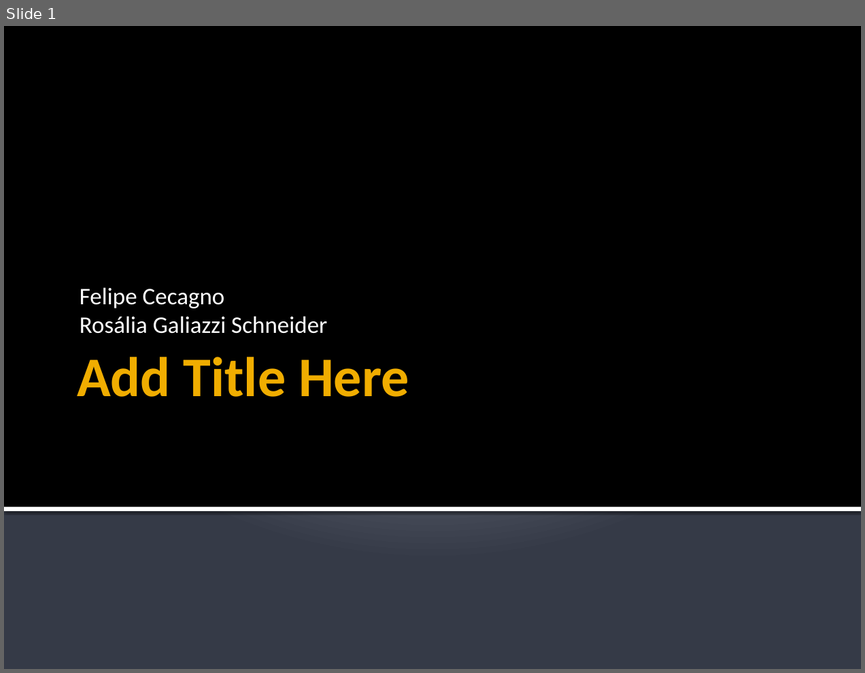
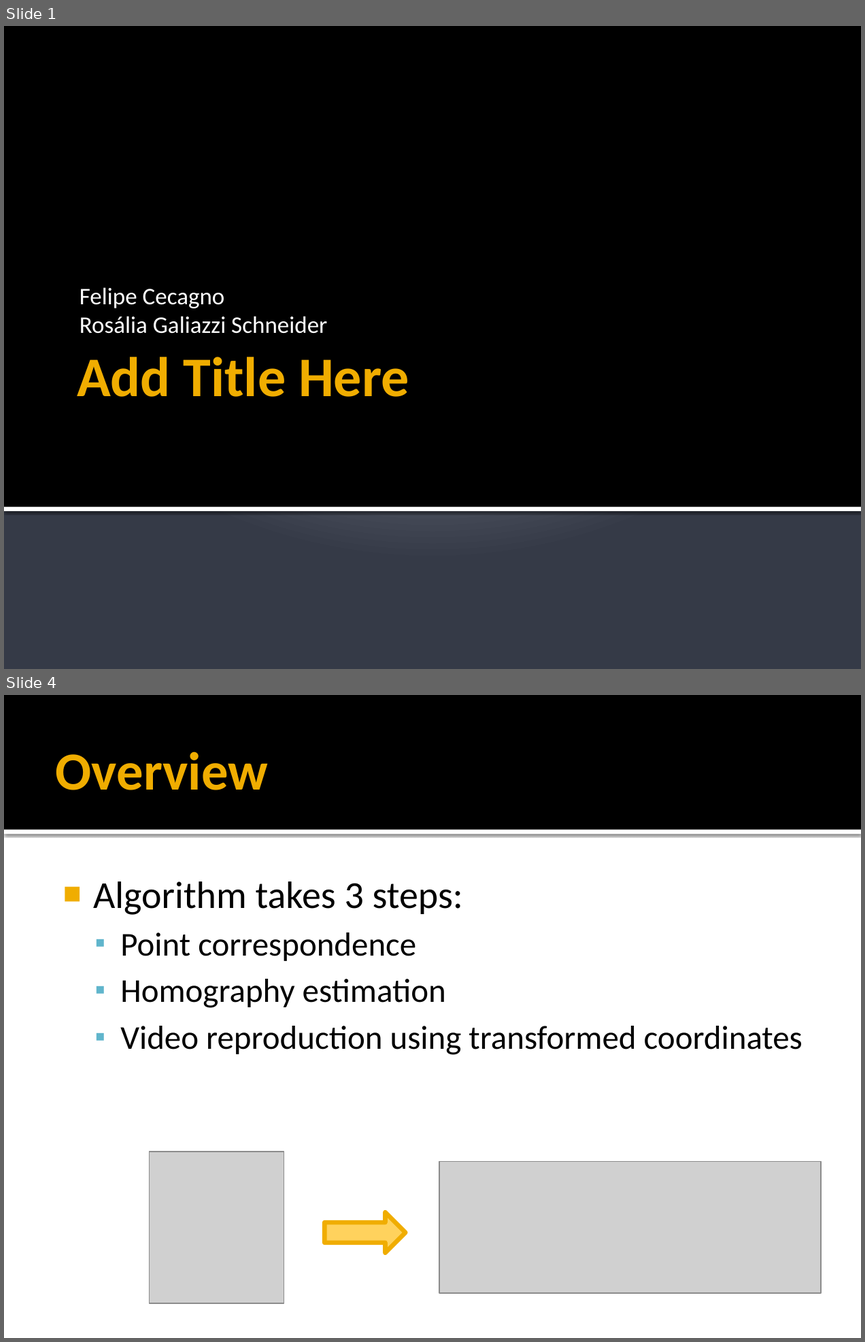
Before and after one commit to fcecagno/epsilon-video-player, a slide deck: Docs/TrabFinal.pptx. Shown one above the other, each under a label of ours: slide 1 before the commit, slides 1 and 4 after it; the slides between them are not shown. The pictures are 865x673 and 865x1342 pixels, drawn with LibreOffice and Linux fonts; fonts in the diff are those of the drawing; grey boxes stand for pictures. Boxes give left, top, right and bottom in pixels: in the first picture for what was removed or moved away, otherwise in the second. Text is boxed around its words. In the diff, an @@ line names an element or a change of style, - is before the commit and + after.

```diff
--- a/Docs/TrabFinal.pptx
+++ b/Docs/TrabFinal.pptx
@@ slide 4 added at [4,695,861,1338], background #FFFFFF @@
@@ rectangle added at [4,695,861,830], fill #000000 @@
@@ title added at [56,751,268,790], 45 pt, text #F0AD00, bold @@
+Overview
@@ rectangle added at [4,830,861,834], fill #FFFFFF @@
@@ text added at [93,881,802,1055], 28 pt, text #000000 @@
+■ Algorithm takes 3 steps:
+  ▪ Point correspondence
+  ▪ Homography estimation
+  ▪ Video reproduction using transformed coordinates
@@ picture added at [149,1151,283,1302] @@
@@ picture added at [439,1161,821,1292] @@
@@ right arrow added at [324,1212,405,1252], fill #FFD25D, outline #F0AD00 3.78 pt @@
```
Also in this commit, not shown: 7 other slides added, 1 slide removed, 25 other files.
